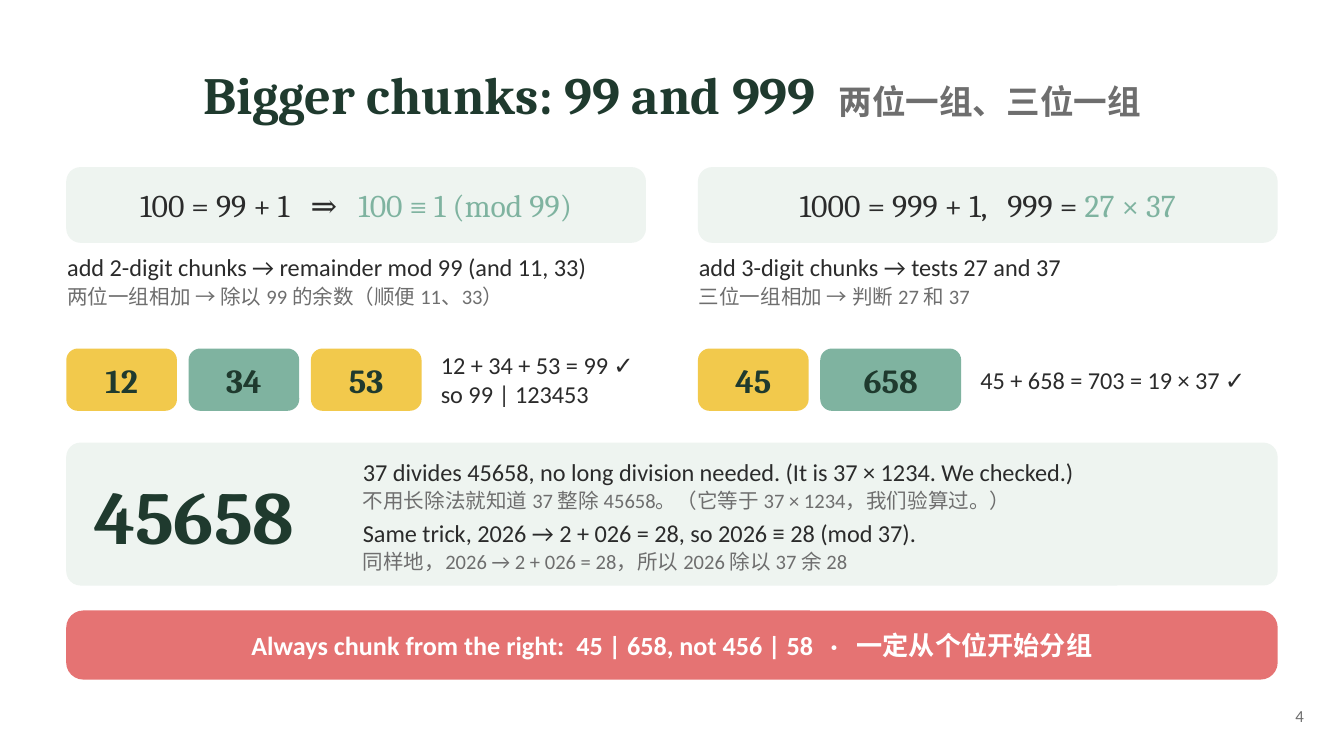
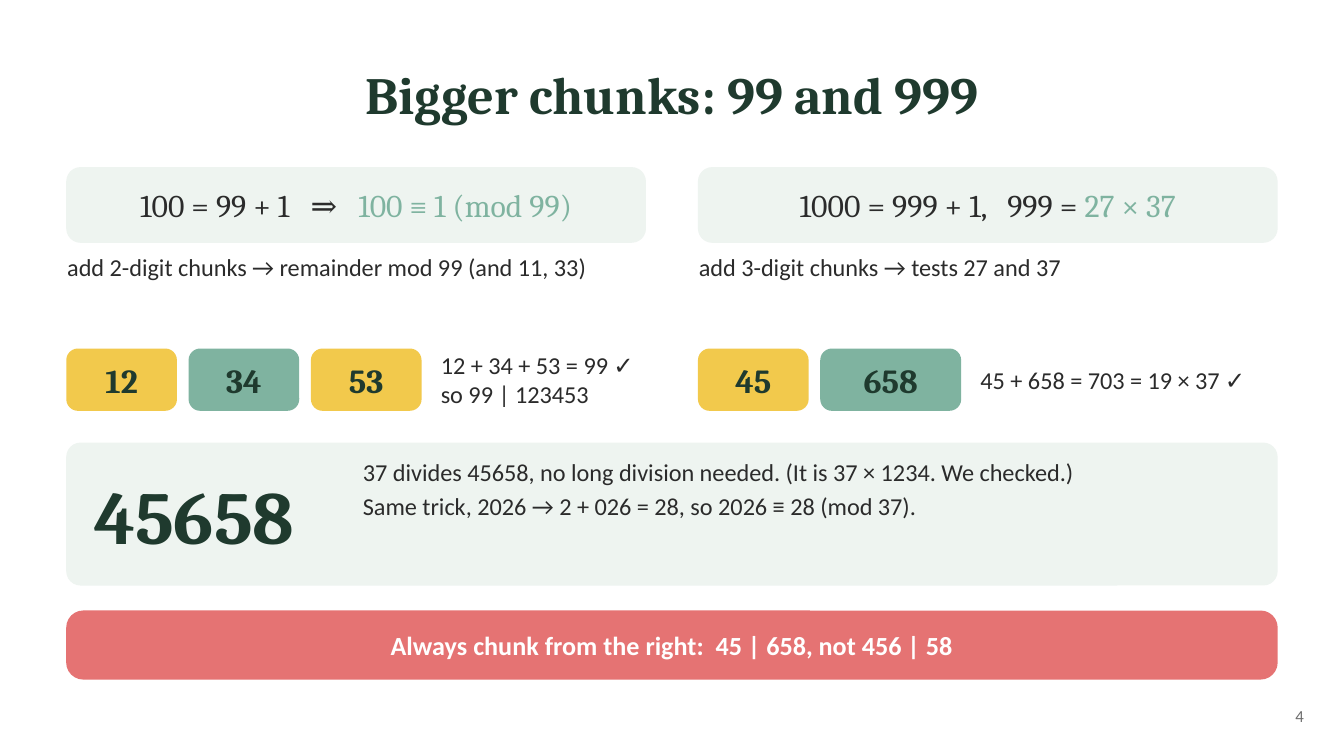
Before and after one commit to ZhihengLi0/math5248, a slide deck: slide 4 of slides/presentation.pptx. Drawn at 1344x756 pixels with LibreOffice and Linux fonts; fonts in the diff are those of the drawing. Boxes give left, top, right and bottom in pixels: in the first picture for what was removed or moved away, otherwise in the second. Text is boxed around its words. In the diff, an @@ line names an element or a change of style, - is before the commit and + after.

```diff
--- a/slides/presentation.pptx
+++ b/slides/presentation.pptx
@@ title at (366,77,979,125): text changed @@
-Bigger chunks: 99 and 999 两位一组、三位一组
+Bigger chunks: 99 and 999
@@ text "add 2-digit chunks → remainder ..." at (67,258,586,280): less space between paragraphs @@
@@ text "add 3-digit chunks → tests ..." at (699,259,1061,280): less space between paragraphs @@
@@ text at (67,286,503,306): paragraph removed @@
-两位一组相加 → 除以 99 的余数（顺便 11、33）
@@ text at (699,287,970,306): paragraph removed @@
-三位一组相加 → 判断 27 和 37
@@ text "37 divides 45658, no long ..." at (363,463,1074,518): more space between paragraphs; less space between paragraphs @@
@@ text at (363,491,1010,510): paragraph removed @@
-不用长除法就知道 37 整除 45658。（它等于 37 × 1234，我们验算过。）
@@ text at (363,552,847,571): paragraph removed @@
-同样地，2026 → 2 + 026 = 28，所以 2026 除以 37 余 28
@@ text at (391,636,952,660): text changed @@
-Always chunk from the right: 45 | 658, not 456 | 58 · 一定从个位开始分组
+Always chunk from the right: 45 | 658, not 456 | 58
```
Also in this commit, not shown: 9 other slides changed, 5 other files.
